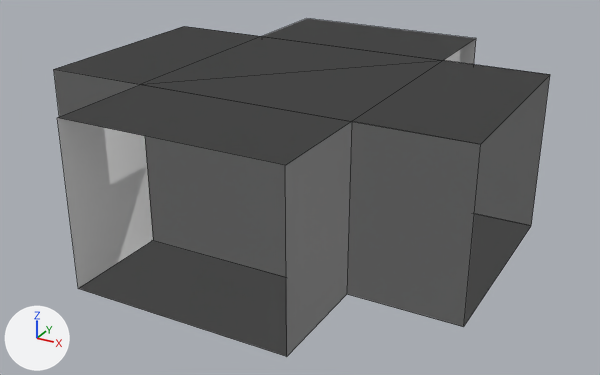
The FBX model Game/MagicGame/Content/Models/Layout/ModularMaze/MazePart.fbx as it was, and as the next commit left it.
One viewpoint serves both versions: a 50 mm lens placed at (7.04, -12.77, 7.11), pointed at (0.15, -0.24, 0.85). The axes (+X, +Y, +Z) are drawn at lower left. The lights are the same throughout. Mesh edges are drawn as thin lines.

Objects in the first picture: 'L_Join', 'Straight', 'T_Joint', 'X_Join'.
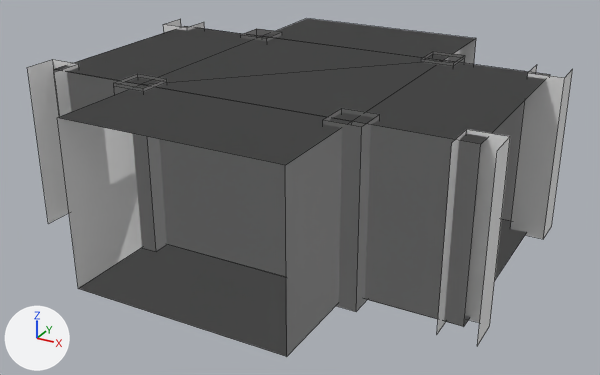
Commit message: maze parts

Location of each change, (x1, y1, x2, y2) in pixels of the pictures (600 x 375 px):
'X_Join', reshaped: before (54, 18, 476, 357); after (55, 18, 480, 357)
'Straight', reshaped (11% wider, 9% taller): before (56, 27, 550, 326); after (27, 19, 573, 346)
'L_Join', reshaped (8% wider, 6% taller): before (145, 75, 549, 326); after (114, 54, 549, 321)
'T_Joint', reshaped: before (57, 60, 550, 288); after (57, 29, 550, 288)
part 1 of me_cube_007, added: after (114, 54, 465, 251)
part 2 of me_cube_008, added: after (241, 29, 465, 67)
part 3 of me_cube_003, added: after (114, 74, 380, 312)
part 4 of me_cube_004, added: after (27, 19, 204, 224)
part 5 of me_cube_004, added: after (437, 65, 573, 346)

The change, as a list of edits to the scene's bpy script:
```text
Change me_cube_007:
    where me_cube_007.from_pydata(...)  # 16 vertices, 13 faces; spans x -2.0..4.0, y -2.0..4.0, z 0.0..3.0
    used by ob_l_join; location = (0.0, 0.0, 0.0)
    verts and faces of me_cube_007; kept vertices keep their numbers, new ones are numbered from 16
    me_cube_007 part 1
    add verts[16] = (-2.32, -2.32, -0.01)
    add verts[17] = (-2.32, -2.32, 3.01)  # pixel (113, 85)
    add verts[18] = (-2.32, -1.68, -0.01)
    add verts[19] = (-2.32, -1.68, 3.01)  # pixel (137, 76)
    add verts[20] = (1.68, 1.68, -0.01)
    add verts[21] = (1.68, 1.68, 3.01)  # pixel (421, 61)
    add verts[22] = (1.68, 2.32, -0.01)
    add verts[23] = (1.68, 2.32, 3.01)  # pixel (433, 53)
    add for new, old in zip([*range(24, 32)], [*range(16, 24)]): verts[new] = verts[old] + (0.64, 0.0, 0.0)
    add faces += [(16, 17, 19, 18), (18, 19, 27, 26), (24, 26, 27, 25), (16, 24, 25, 17), (20, 21, 23, 22), (22, 23, 31, 30)]
    add faces += [(28, 30, 31, 29), (20, 28, 29, 21)]
Change me_cube_004:
    used by ob_straight; location = (0.0, 0.0, 0.0)
    remove me_cube_004.from_pydata(...)  # 8 vertices, 4 faces; spans x -4.0..4.0, y -2.0..2.0, z 0.0..3.0
    add me_cube_004.from_pydata(...)  # 40 vertices, 16 faces; spans x -4.32..4.32, y -2.32..2.32, z -0.07..3.07
    me_cube_004 part 4: 16 vertices added at x -4.32..-3.68, y -2.32..2.32, z -0.07..3.07
    me_cube_004 part 5: 16 vertices added at x 3.68..4.32, y -2.32..2.32, z -0.07..3.07
Change me_cube_003:
    used by ob_x_join; location = (0.0, 0.0, 0.0)
    remove me_cube_003.from_pydata(...)  # 24 vertices, 18 faces; spans x -4.0..4.0, y -4.0..4.0, z 0.0..3.0
    add me_cube_003.from_pydata(...)  # 56 vertices, 34 faces; spans x -4.0..4.0, y -4.0..4.0, z -0.07..3.07
    me_cube_003 part 3: 32 vertices added at x -2.32..2.32, y -2.32..2.32, z -0.07..3.07
Change me_cube_008:
    used by ob_t_joint; location = (0.0, 0.0, 0.0)
    remove me_cube_008.from_pydata(...)  # 20 vertices, 15 faces; spans x -4.0..4.0, y -4.0..2.0, z 0.0..3.0
    add me_cube_008.from_pydata(...)  # 52 vertices, 31 faces; spans x -4.0..4.0, y -4.0..2.32, z -0.07..3.07
    me_cube_008 part 2: 32 vertices added at x -2.32..2.32, y -2.32..2.32, z -0.07..3.07
```
